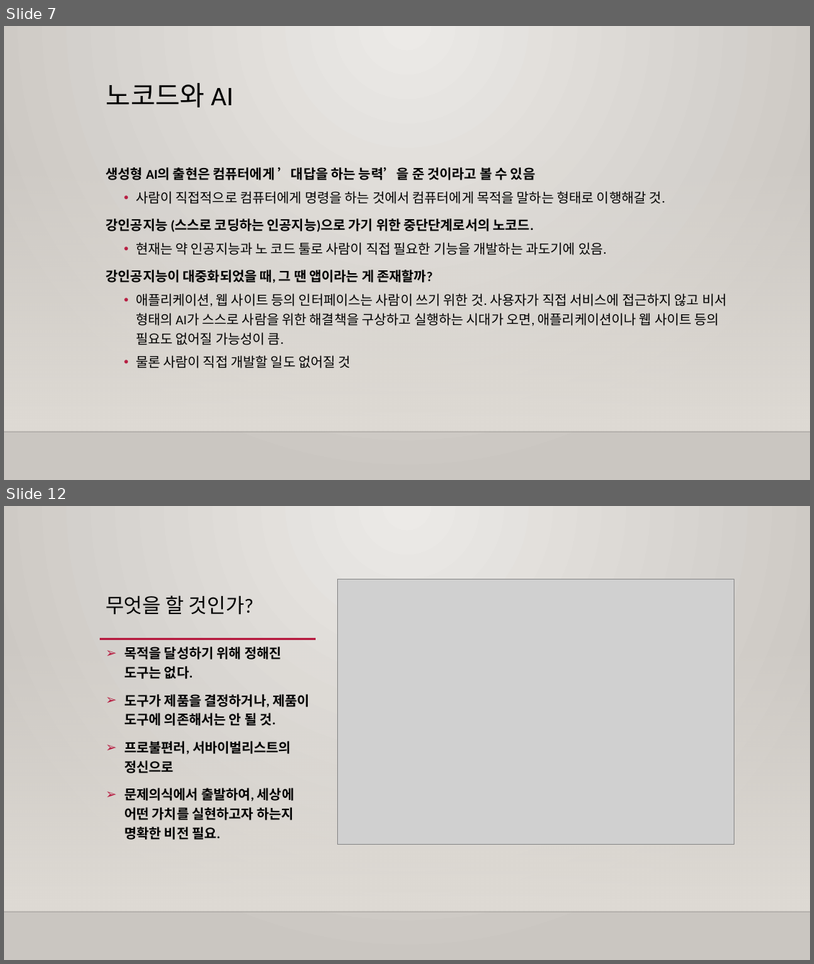
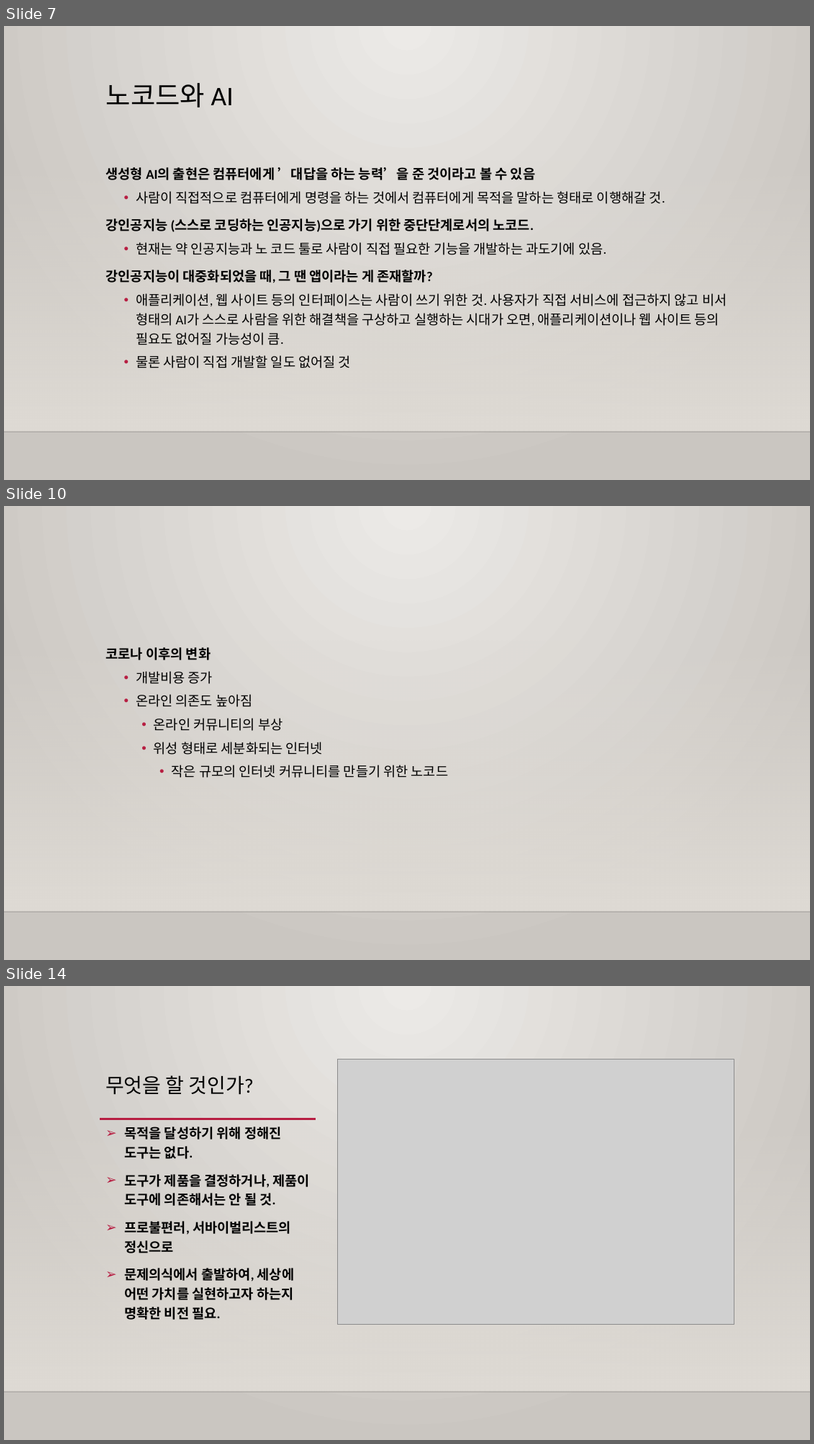
Before and after one commit to m00nlygreat/obsidian-vault, a slide deck: 노코드 엔지니어링/노코드 개론.pptx. Shown one above the other, each under a label of ours: slides 7 and 12 before the commit, slides 7, 10 and 14 after it; the slides between them are not shown. The pictures are 814x964 and 814x1444 pixels, drawn with LibreOffice and Linux fonts; fonts in the diff are those of the drawing; grey boxes stand for pictures; background and template pictures are left out. Boxes give left, top, right and bottom in pixels: in the first picture for what was removed or moved away, otherwise in the second. Text is boxed around its words. In the diff, an @@ line names an element or a change of style, - is before the commit and + after.

Commit message:
백업 완료: 2023-11-25 02:36:51
Affected files:
.obsidian/workspace.json
노코드 엔지니어링/노코드 개론.md
노코드 엔지니어링/노코드 개론.pptx

```diff
--- a/노코드 엔지니어링/노코드 개론.pptx
+++ b/노코드 엔지니어링/노코드 개론.pptx
@@ slide 10 added at (4, 506, 810, 960), background gradient #ECEAE7 to #CAC7C1; not listed: 2 template elements that a slide beside it also shows @@
@@ text added at (106, 647, 448, 777), 16 pt, text #000000 @@
+코로나 이후의 변화
+  • 개발비용 증가
+  • 온라인 의존도 높아짐
+    • 온라인 커뮤니티의 부상
+    • 위성 형태로 세분화되는 인터넷
+      • 작은 규모의 인터넷 커뮤니티를 만들기 위한 노코드
@@ what was slide 12 is now slide 14 @@
```
Also in this commit, not shown: 6 slides changed, 1 other slide added, 2 other files.
